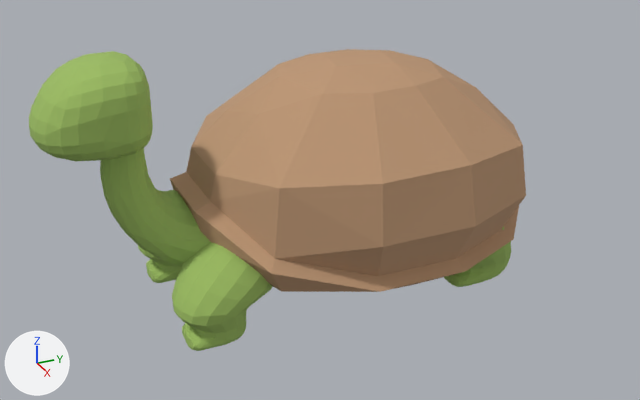
Renders of the Blender file Assets/Source/Animais.blend from each side of a commit.
Rendered twice from a 50 mm camera at (6.1, -3.08, 3.38) aimed at (-0.02, -0.33, 0.33). The lights are fixed; the arrows at lower left show +X, +Y and +Z.

The older version as bpy lines, for what is in view:
```python
ob_cabeca = bpy.data.objects.new('Cabeca', me_cabeca)
ob_cabeca.location = (0.0, 0.0, 0.0)
ob_carapaca = bpy.data.objects.new('Carapaca', me_carapaca)
ob_carapaca.location = (0.0, 0.0, 0.0)
ob_pernasatras = bpy.data.objects.new('PernasAtras', me_pernasatras)
ob_pernasatras.location = (0.0, 0.0, 0.0)
ob_pernasfrente = bpy.data.objects.new('PernasFrente', me_pernasfrente)
ob_pernasfrente.location = (0.0, 0.0, 0.0)
```
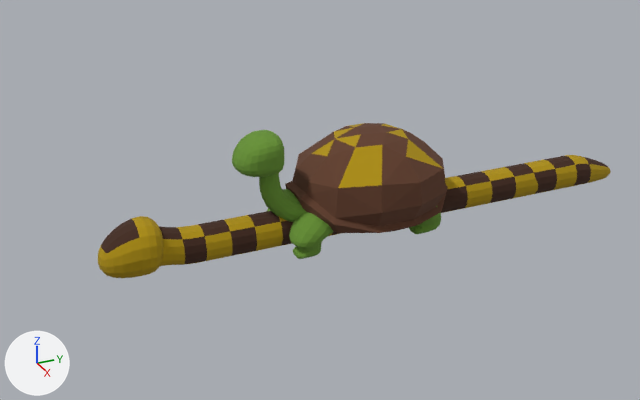
Pixel boxes (x1, y1, x2, y2) of what changed, in the pictures (640 x 400 px; the box of a moved part takes in the faces that stretch with it):
'Carapaca', mesh rescaled, surface changed (54% narrower, 55% shorter): before (170, 49, 526, 292); after (285, 123, 448, 233)
'Cabeca', mesh rescaled, surface changed (59% narrower, 57% shorter): before (29, 51, 211, 266); after (232, 130, 306, 222)
'Cobra', added: after (98, 155, 611, 278)
'PernasFrente', mesh rescaled, surface changed (51% narrower, 53% shorter): before (138, 242, 273, 351); after (267, 208, 333, 259)
'PernasAtras', mesh rescaled, surface changed (51% narrower, 53% shorter): before (444, 226, 511, 287); after (409, 206, 441, 234)
part 1 of me_carapaca, moved or reshaped: before (170, 49, 526, 292); after (285, 123, 448, 233)
part 3 of me_cabeca, moved or reshaped: before (29, 51, 211, 266); after (232, 130, 306, 222)
part 5 of me_pernasfrente, moved or reshaped: before (138, 242, 273, 351); after (267, 208, 333, 259)
part 7 of me_pernasatras, moved or reshaped: before (444, 226, 511, 287); after (409, 206, 441, 234)

The change in detail:
Material 'Cobra' (mat_cobra) is new.
Its texture is img_imphenziapalette01_256_png.
Its roughness is 1.0.
me_carapaca is used by ob_carapaca; location (0.0, 0.0, 0.0).
me_carapaca had 96 vertices, 87 faces and spanned x 0.0..1.19, y -1.5..1.45, z -0.03..1.5.
me_carapaca now has 96 vertices, 87 faces and spans x 0.0..0.56, y -0.58..0.8, z 0.17..0.88.
me_carapaca part 1: the whole mesh is scaled about its middle by 0.469, then moved by (-0.32, 0.13, -0.21).
me_carapaca part 2: texture (UV) coordinates of 87 of 87 faces, centred in x 0.04..1.17, y -1.47..1.41, z -0.03..1.5, changed; they spanned u 0.7..0.82, v 0.55..0.59 and now span u 0.7..0.9, v 0.43..0.71.
me_cabeca is used by ob_cabeca; location (0.0, 0.0, 0.0).
me_cabeca had 38 vertices, 34 faces and spanned x -0.98..0.81, y -2.64..-0.22, z -0.18..1.78.
me_cabeca now has 38 vertices, 34 faces and spans x -0.46..0.38, y -1.12..0.02, z 0.1..1.02.
me_cabeca part 3: the whole mesh is scaled about its middle by 0.469, then moved by (0.05, 0.88, -0.25).
me_cabeca part 4: texture (UV) coordinates of 34 of 34 faces, centred in x -0.68..0.57, y -2.55..-0.64, z -0.07..1.75, changed; they spanned u 0.67..0.7, v 0.78..0.83 and now span u 0.78..0.82, v 0.77..0.82.
me_pernasfrente is used by ob_pernasfrente; location (0.0, 0.0, 0.0).
me_pernasfrente had 24 vertices, 22 faces and spanned x -0.32..0.887, y -1.864..-0.655, z -0.405..0.676.
me_pernasfrente now has 24 vertices, 22 faces and spans x -0.15..0.416, y -0.754..-0.187, z -0.01..0.497.
me_pernasfrente part 5: the whole mesh is scaled about its middle by 0.469, then moved by (-0.151, 0.789, 0.108).
me_pernasfrente part 6: texture (UV) coordinates of 22 of 22 faces, centred in x -0.052..0.87, y -1.799..-0.924, z -0.399..0.328, changed; they spanned u 0.68..0.71, v 0.79..0.83 and now span u 0.8..0.83, v 0.78..0.81.
me_pernasatras is used by ob_pernasatras; location (0.0, 0.0, 0.0).
me_pernasatras had 24 vertices, 22 faces and spanned x -0.32..0.887, y 0.35..1.34, z -0.405..0.327.
me_pernasatras now has 24 vertices, 22 faces and spans x -0.15..0.416, y 0.284..0.749, z -0.01..0.333.
me_pernasatras part 7: the whole mesh is scaled about its middle by 0.469, then moved by (-0.151, -0.329, 0.201).
me_pernasatras part 8: texture (UV) coordinates of 22 of 22 faces, centred in x -0.052..0.87, y 0.39..1.227, z -0.399..0.267, changed; they spanned u 0.65..0.71, v 0.78..0.86 and now span u 0.77..0.82, v 0.77..0.84.
Mesh me_cobra is new.
It has 96 vertices, 92 faces and spans x -0.27..0.27, y -2.21..2.78, z -0.03..0.52.
It uses material mat_cobra (picture img_imphenziapalette01_256_png).
Object 'Cobra' (ob_cobra) is new; it shows me_cobra.
Its location is (0.0, 0.0, 0.0).
It gains a SUBSURF modifier named 'Subdivision'.
It gains a DECIMATE modifier named 'Decimate'.
Modifier setting: ratio = 0.854.
It gains a TRIANGULATE modifier named 'Triangulate'.
